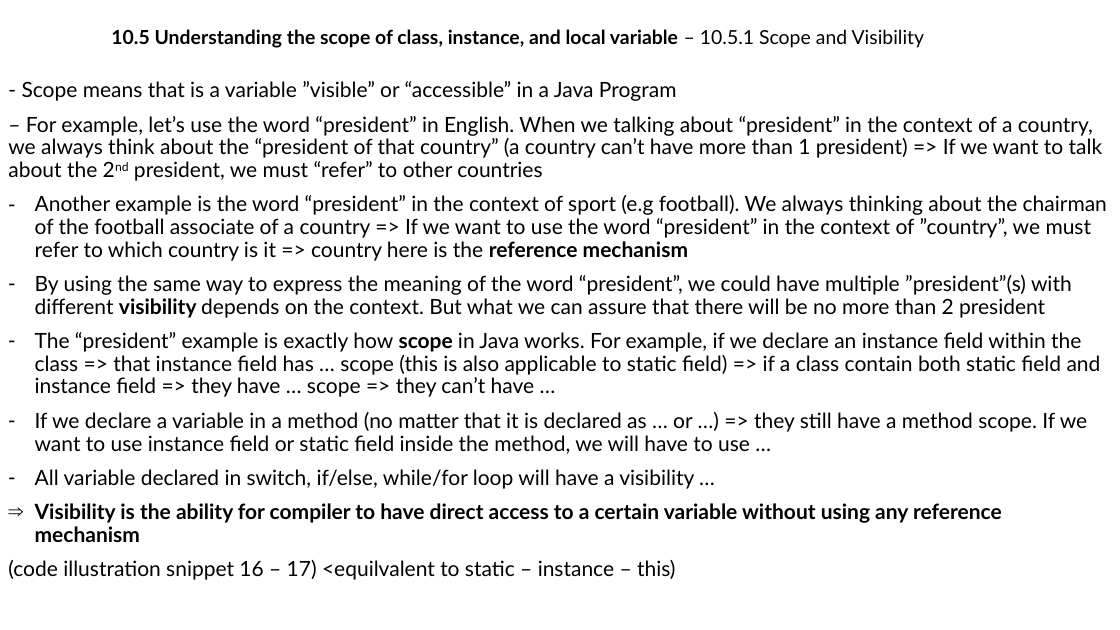
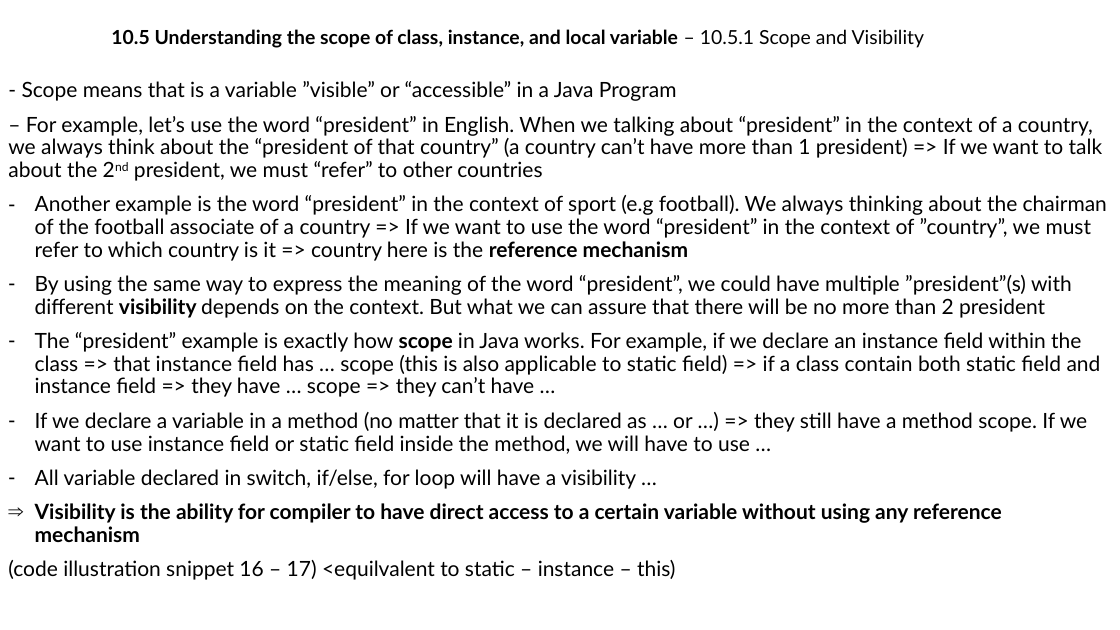
Before and after one commit to MaiDinhVinh/CS-Java, a slide deck: slide 13 of Java SE 8 Teaching Material/Chapter 10 - Classes and Constructors.pptx. Drawn at 1120x630 pixels with LibreOffice and Linux fonts; fonts in the diff are those of the drawing. Boxes give left, top, right and bottom in pixels: in the first picture for what was removed or moved away, otherwise in the second. Text is boxed around its words. In the diff, an @@ line names an element or a change of style, - is before the commit and + after.

```diff
--- a/Java SE 8 Teaching Material/Chapter 10 - Classes and Constructors.pptx
+++ b/Java SE 8 Teaching Material/Chapter 10 - Classes and Constructors.pptx
@@ text at (x1=35, y1=469, x2=636, y2=489): text changed @@
-– All variable declared in switch, if/else, while/for loop will have a visibility …
+– All variable declared in switch, if/else, for loop will have a visibility …
```
Also in this commit, not shown: 3 other slides changed.
